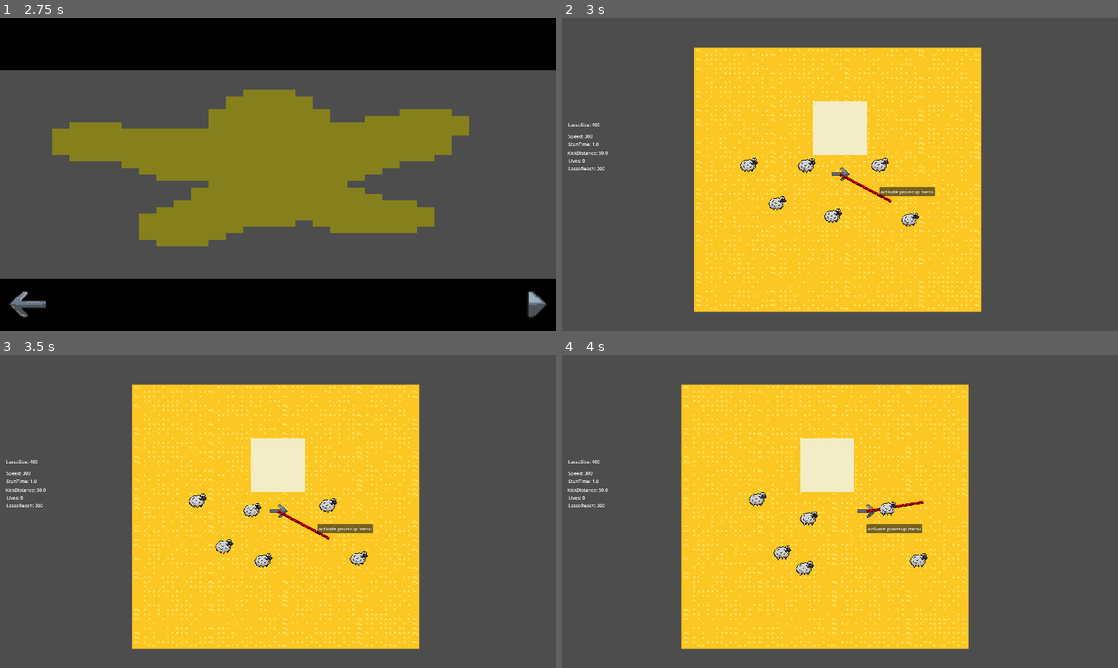
Above: before the commit, frames 1-4 (two rows, left to right).
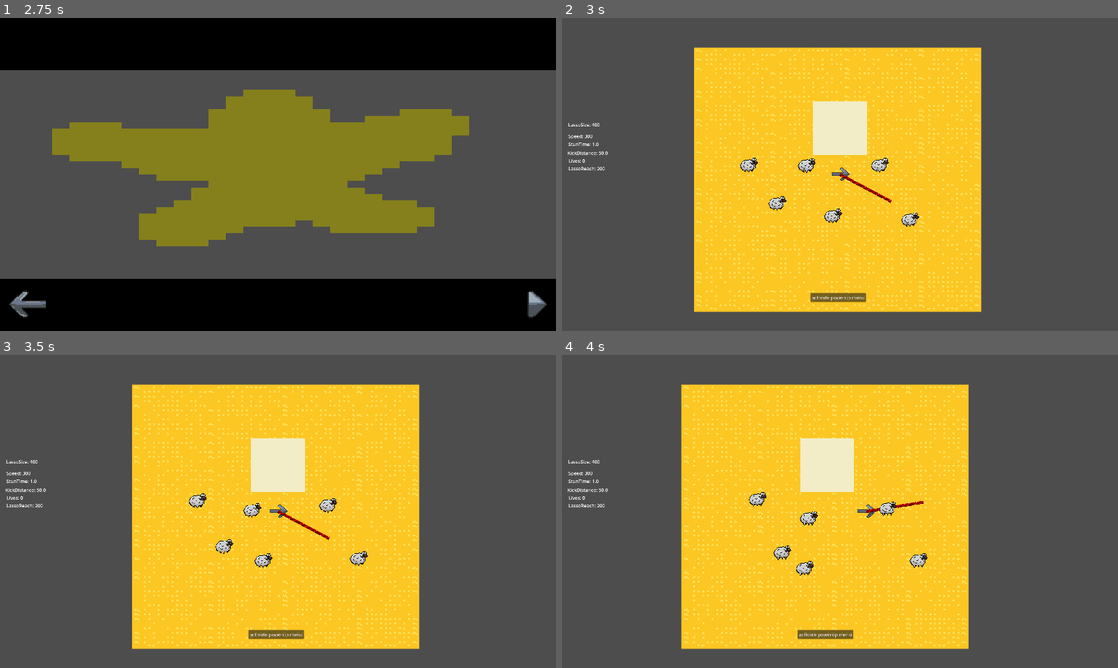
Above: after the commit, the same moments.

Repository: kinghos/GMTK-Game-Jam-2025
Game: Godot game, scene res://scenes/ui/title_screen.tscn
The game is run twice, just before and just after one commit, with the same random seed, the same clock (stepped at 60 frames per second) and the same inputs.
Inputs (mouse positions are in pixels of both pictures, inside the frame that each line leads up to):
- Up to frame 1 (2.75 s): click "PLAY" at 0.5 s; click (528, 305) at 1.25 s; click (528, 305) at 2 s
- Up to frame 2 (3 s): click (1095, 309) at 2.75 s
- Up to frame 3 (3.5 s): no input
- Up to frame 4 (4 s): move the mouse to (962, 495) at 3.52 s; hold Right (Right) from 3.53 s (still down); hold Space (Kick) from 3.53 s (still down); click (962, 495) at 3.67 s

Frame 1 is identical in both runs. In frame 2, 0.6% of the frame differs, in the area x 44-68%, y 54-91%; in frame 3, 0.6%; in frame 4, 0.6%.

Commit message:
fix powerups menu

Diff:
--- a/scenes/level.tscn
+++ b/scenes/level.tscn
@@ -100,15 +100,10 @@
 position = Vector2(154, 241)
 
 [node name="Button" type="Button" parent="."]
-offset_left = 616.0
-offset_top = 314.0
-offset_right = 692.0
-offset_bottom = 322.0
+offset_left = 378.0
+offset_top = 679.0
+offset_right = 570.0
+offset_bottom = 710.0
 text = "activate powerup menu"
 
-[node name="TextureRect" type="TextureRect" parent="."]
-offset_top = -241.0
-offset_right = 960.0
-offset_bottom = 781.0
-
 [connection signal="pressed" from="Button" to="." method="_on_button_pressed"]
--- a/scenes/ui/game_ui.tscn
+++ b/scenes/ui/game_ui.tscn
@@ -15,7 +15,7 @@
 "times": PackedFloat32Array(0),
 "transitions": PackedFloat32Array(1),
 "update": 0,
-"values": [Vector2(960, 0)]
+"values": [Vector2(1920, 1080)]
 }
 tracks/1/type = "value"
 tracks/1/imported = false
@@ -27,7 +27,7 @@
 "times": PackedFloat32Array(0),
 "transitions": PackedFloat32Array(1),
 "update": 1,
-"values": [true]
+"values": [false]
 }
 tracks/2/type = "value"
 tracks/2/imported = false
@@ -67,7 +67,7 @@
 "times": PackedFloat32Array(0, 0.5),
 "transitions": PackedFloat32Array(0.366022, 0.366),
 "update": 0,
-"values": [Vector2(960, 0), Vector2(960, 540)]
+"values": [Vector2(1920, 0), Vector2(1920, 1080)]
 }
 tracks/1/type = "value"
 tracks/1/imported = false
@@ -117,6 +117,7 @@
 script = ExtResource("1_gwk6t")
 
 [node name="Powerups" type="Control" parent="."]
+visible = false
 layout_mode = 3
 anchors_preset = 15
 anchor_right = 1.0
@@ -131,8 +132,6 @@
 anchors_preset = 15
 anchor_right = 1.0
 anchor_bottom = 1.0
-offset_right = -960.0
-offset_bottom = -1080.0
 grow_horizontal = 2
 grow_vertical = 2
 color = Color(0, 0, 0, 0.392157)
